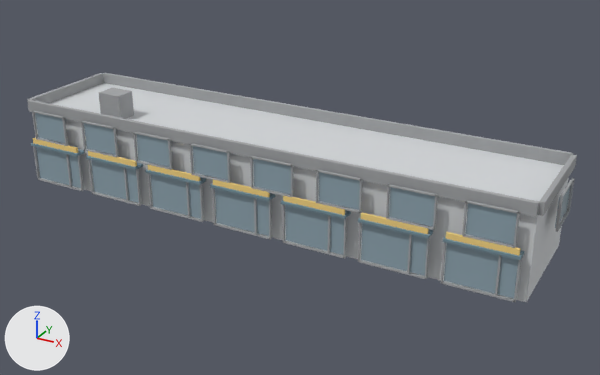
Before and after pictures for a commit that changed the glTF model public/buildings/commercial_4x1_a.glb.
One viewpoint serves both versions: a camera (50 mm lens) standing at (37.3, -34.3, 20.4) and looking at (16.7, 3.3, 1.6). Lighting does not change. The marker at lower left points along +X, +Y and +Z. The picture after the commit comes second. Vertices at exactly the same position are counted once.

Names of what the first picture shows: 'commercial_4x1_a_0'.
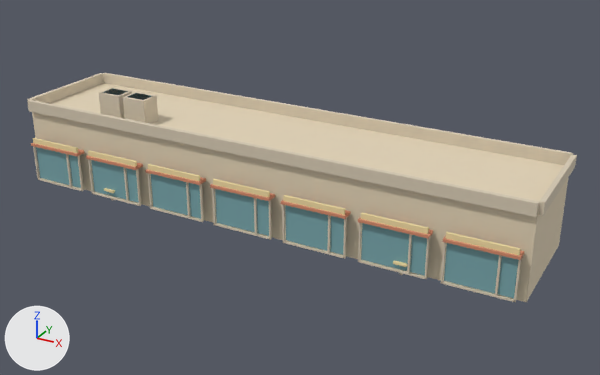
Changed parts and their boxes (x1, y1, x2, y2) in the pictures (600 x 375 px):
'commercial_4x1_a_0', recoloured, reshaped (light grey to beige): (27, 73, 577, 302) in both
part 1 of me_commercial_4x1_a_0, added (beige): after (123, 92, 158, 124)
part 2 of me_commercial_4x1_a_0, added: after (393, 260, 408, 267)
part 3 of me_commercial_4x1_a_0, deleted: before (32, 110, 574, 248)
part 4 of me_commercial_4x1_a_0, cut back: before (88, 151, 170, 170); after (88, 150, 137, 167)
part 5 of me_commercial_4x1_a_0, cut back: before (317, 201, 428, 229); after (361, 212, 429, 229)
part 6 of me_commercial_4x1_a_0, added: after (102, 89, 151, 100)

Diff of the bpy script that builds the scene:
```diff
--- a/public/buildings/commercial_4x1_a.glb.py
+++ b/public/buildings/commercial_4x1_a.glb.py
@@ mat_commercial_4x1_a_wall @@
 mat_commercial_4x1_a_wall = principled_material('commercial_4x1_a_wall')
-mat_commercial_4x1_a_wall.base_color = (0.66, 0.68, 0.7)  # light grey #d4d7da
+mat_commercial_4x1_a_wall.base_color = (0.77, 0.66, 0.48)  # beige #e3d4b8
 mat_commercial_4x1_a_wall.roughness = 0.85
@@ mat_commercial_4x1_a_trim @@
 mat_commercial_4x1_a_trim = principled_material('commercial_4x1_a_trim')
-mat_commercial_4x1_a_trim.base_color = (0.363, 0.374, 0.385)  # grey #a2a5a7
+mat_commercial_4x1_a_trim.base_color = (0.69, 0.6, 0.46)  # beige #d8cbb5
 mat_commercial_4x1_a_trim.roughness = 0.85
@@ mat_commercial_4x1_a_awning @@
 mat_commercial_4x1_a_awning = principled_material('commercial_4x1_a_awning')
-mat_commercial_4x1_a_awning.base_color = (0.18, 0.28, 0.34)  # greyish blue #76909e
+mat_commercial_4x1_a_awning.base_color = (0.66, 0.26, 0.15)  # beige #d48b6c
 mat_commercial_4x1_a_awning.roughness = 0.85
@@ me_commercial_4x1_a_0 @@
 # used by ob_commercial_4x1_a_0; location = (0.0, 0.0, 0.0)
 # verts and faces of me_commercial_4x1_a_0; kept vertices keep their numbers, new ones are numbered from 1204
-me_commercial_4x1_a_0.from_pydata(...)  # 1204 vertices, 1824 faces; spans x -0.6..31.1, y -0.8..7.1, z 0.0..6.0
+me_commercial_4x1_a_0.from_pydata(...)  # 532 vertices, 808 faces; spans x -0.2..30.8, y -0.8..6.8, z 0.0..6.0
+# me_commercial_4x1_a_0 part 1: a new loose piece, a box spanning x 6.4..7.9, y 1.0..2.2, z 4.5..6.0, in mat_commercial_4x1_a_trim (beige #d8cbb5)
+# me_commercial_4x1_a_0 part 2: a new loose piece, a box spanning x 24.05..24.75, y -0.68..-0.1, z 0.65..0.76, in mat_commercial_4x1_a_sign (beige #f0dda6)
+# me_commercial_4x1_a_0 part 3: 88 loose pieces with 704 vertices, spanning x -0.6..31.1, y -0.6..7.1, z 2.9..4.7, are deleted
+# me_commercial_4x1_a_0 part 4
+# 8 vertices are removed from x 8.3..10.7, y -0.6..-0.5, z 2.9..3.0
+# 19 faces are deleted
+# 7 new faces join them, mat_commercial_4x1_a_sign (beige #f0dda6)
+# me_commercial_4x1_a_0 part 5
+# 8 vertices are removed from x 19.8..22.2, y -0.6..-0.5, z 2.9..3.0
+# 19 faces are deleted
+# 7 new faces join them, mat_commercial_4x1_a_sign (beige #f0dda6)
+# me_commercial_4x1_a_0 part 6
+verts[1204] = (4.7, 1.1, 6.0)  # pixel (102, 92)
+verts[1205] = (4.7, 2.0, 6.0)  # pixel (112, 88)
+verts[1206] = (6.5, 1.1, 6.0)  # pixel (126, 96)
+verts[1207] = (6.5, 2.0, 6.0)  # pixel (136, 92)
+for new, old in zip([*range(1208, 1212)], [*range(1204, 1208)]): verts[new] = verts[old] + (1.2, 0.0, 0.0)
+faces += [(1204, 1205, 1209), (1204, 1209, 1208), (1206, 1207, 1211), (1206, 1211, 1210)]  # mat_commercial_4x1_a_glass (cyan #7caaaf)
+# other edits to the shape of me_commercial_4x1_a_0 do not show in these pictures
 me_commercial_4x1_a_0.materials.append(mat_commercial_4x1_a_wall)
```
